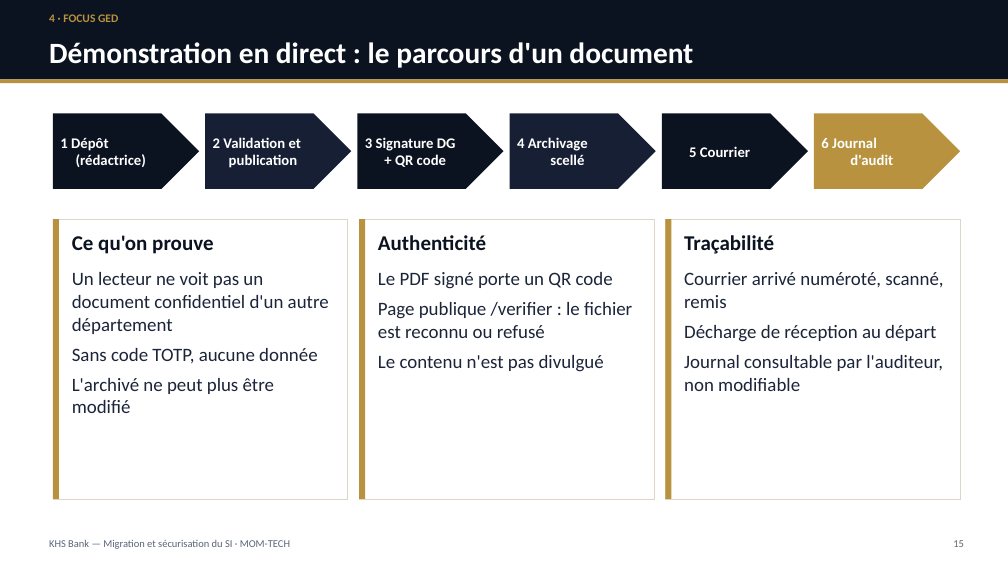
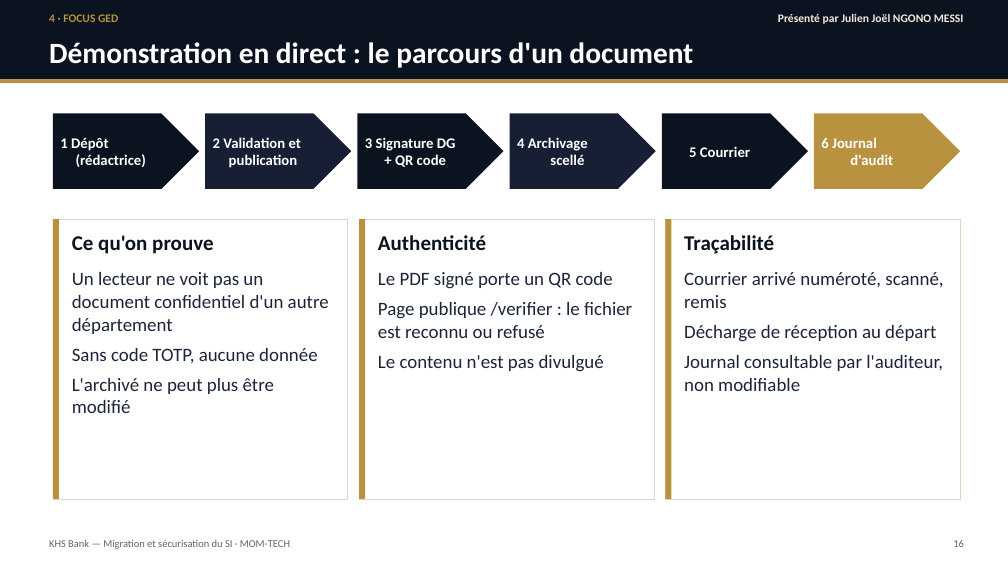
Before and after one commit to ngonomessi-cmd/projet-fin-etude, a slide deck: slide 16 of soutenance/Soutenance_KHS_Bank_MOM-TECH.pptx (slide 15 before the commit). Drawn at 1008x567 pixels with LibreOffice and Linux fonts; fonts in the diff are those of the drawing. Boxes give left, top, right and bottom in pixels: in the first picture for what was removed or moved away, otherwise in the second. Text is boxed around its words. In the diff, an @@ line names an element or a change of style, - is before the commit and + after.

```diff
--- a/soutenance/Soutenance_KHS_Bank_MOM-TECH.pptx
+++ b/soutenance/Soutenance_KHS_Bank_MOM-TECH.pptx
@@ text added at [778, 14, 964, 24], 11 pt, text #F3EADA, bold @@
+Présenté par Julien Joël NGONO MESSI
@@ text at [953, 540, 964, 547]: text changed @@
-15
+16
```
Also in this commit, not shown: 15 other slides changed, 1 slide added, 8 other files.
